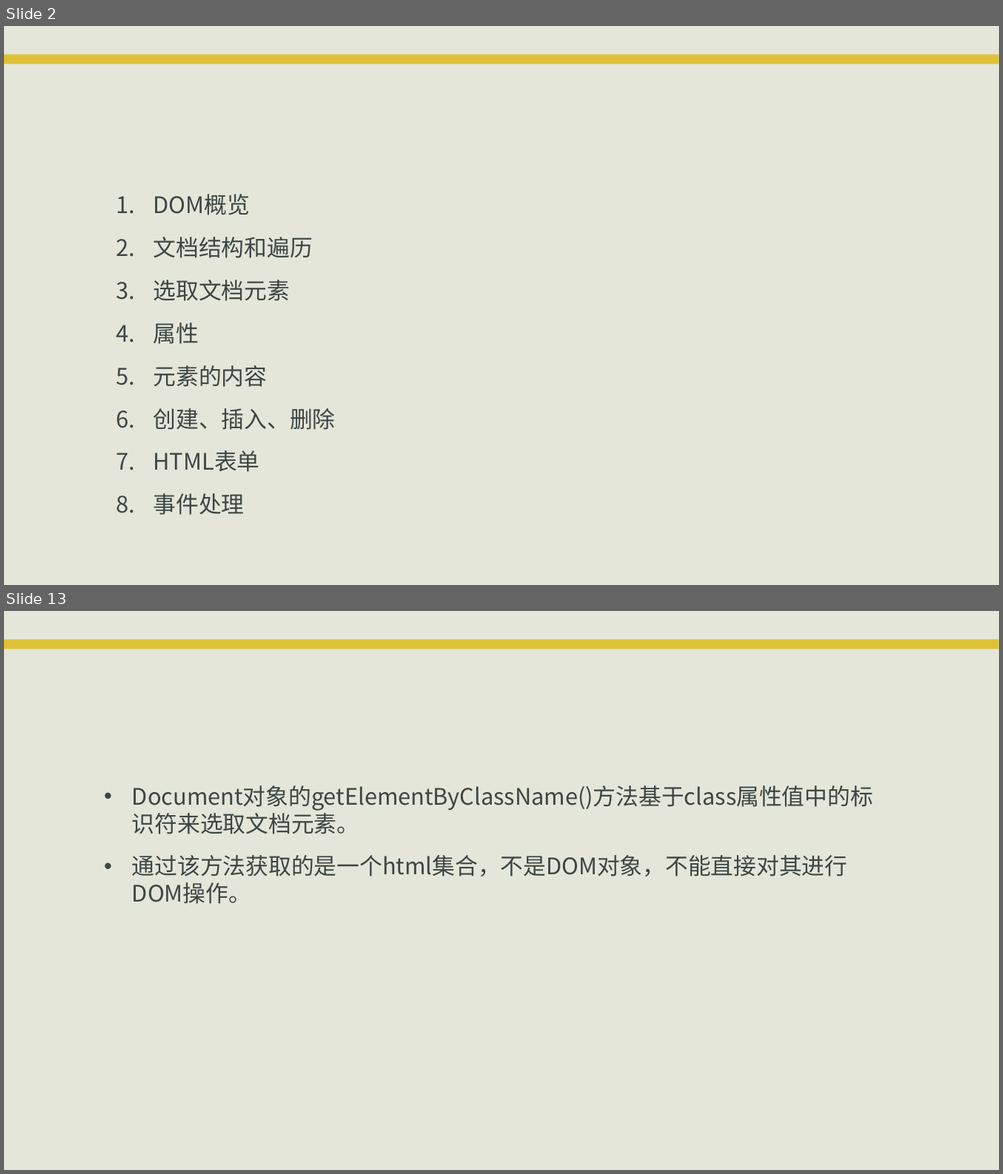
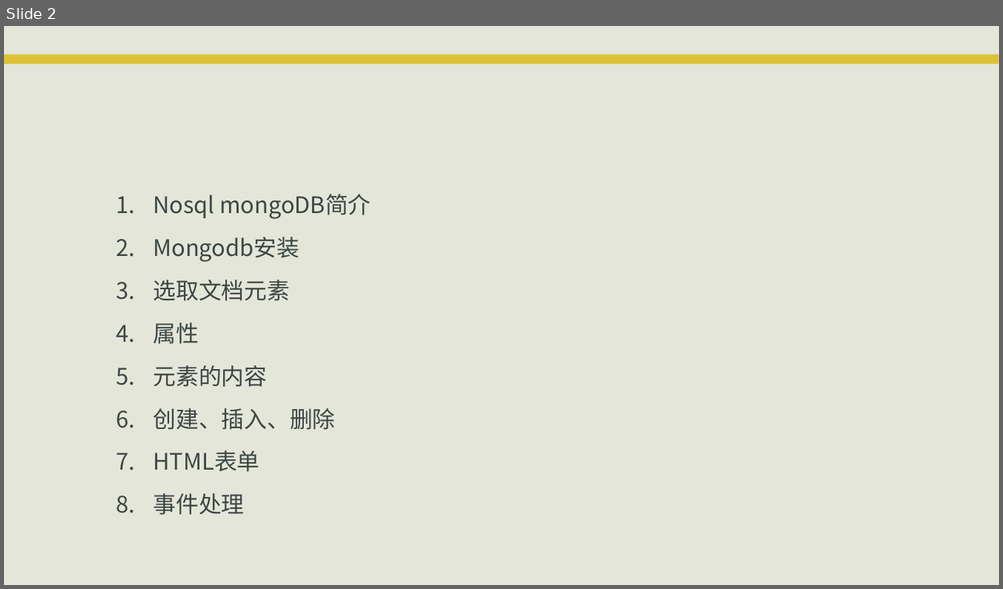
Before and after one commit to eventao/courseware, a slide deck: ppt/server/mongoDb.pptx. Shown one above the other, each under a label of ours: slides 2 and 13 before the commit, slide 2 after it; the slides between them are not shown. The pictures are 1003x1174 and 1003x589 pixels, drawn with LibreOffice and Linux fonts; fonts in the diff are those of the drawing; background and template pictures are left out. Boxes give left, top, right and bottom in pixels: in the first picture for what was removed or moved away, otherwise in the second. Text is boxed around its words. In the diff, an @@ line names an element or a change of style, - is before the commit and + after.

Commit message:
mongodb

```diff
--- a/ppt/server/mongoDb.pptx
+++ b/ppt/server/mongoDb.pptx
@@ slide 13 removed at (x1=4, y1=611, x2=999, y2=1170), background #E5E6DA; not listed: 1 template element that a slide beside it also shows @@
@@ title removed at (x1=108, y1=649, x2=894, y2=760) @@
-3.4 通过CSS类选取元素
@@ text removed at (x1=132, y1=786, x2=873, y2=904) @@
-• Document对象的getElementByClassName()方法基于class属性值中的标识符来选取文档元素。
-• 通过该方法获取的是一个html集合，不是DOM对象，不能直接对其进行DOM操作。
@@ slide 2 changed as well @@
@@ text at (x1=153, y1=194, x2=370, y2=262): text changed @@
-1. DOM概览
-2. 文档结构和遍历
+1. Nosql mongoDB简介
+2. Mongodb安装
```
Also in this commit, not shown: 1 other slide changed, 3 slides added, 37 other slides removed.
